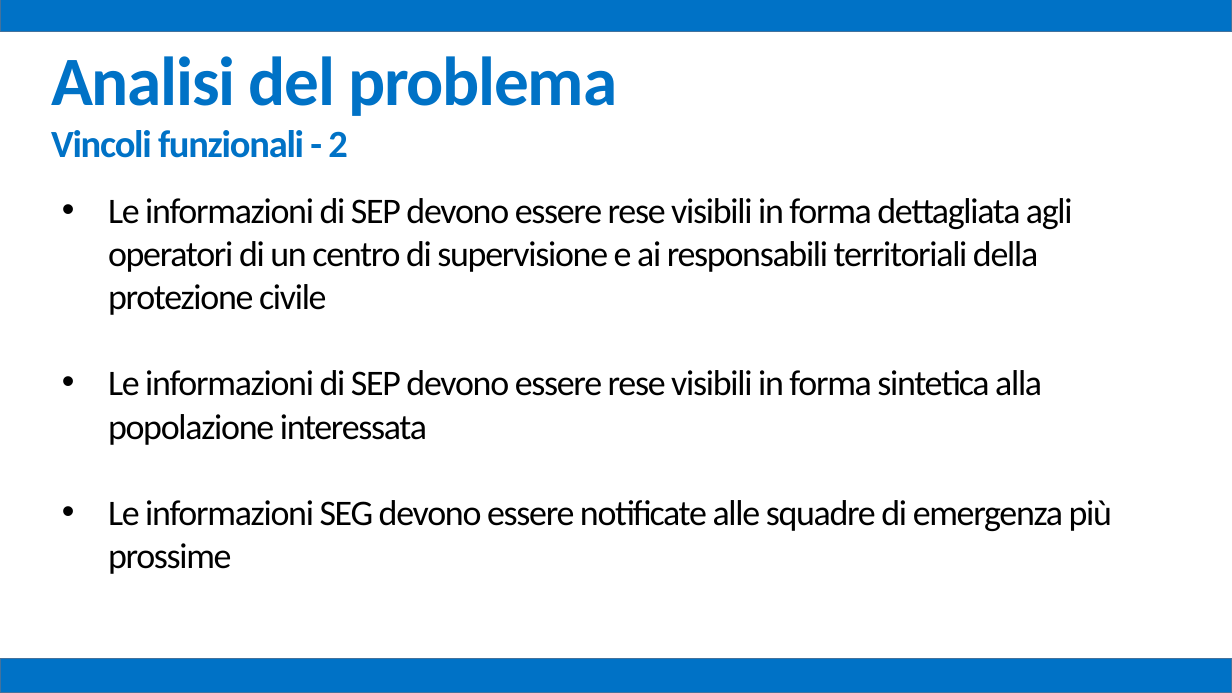
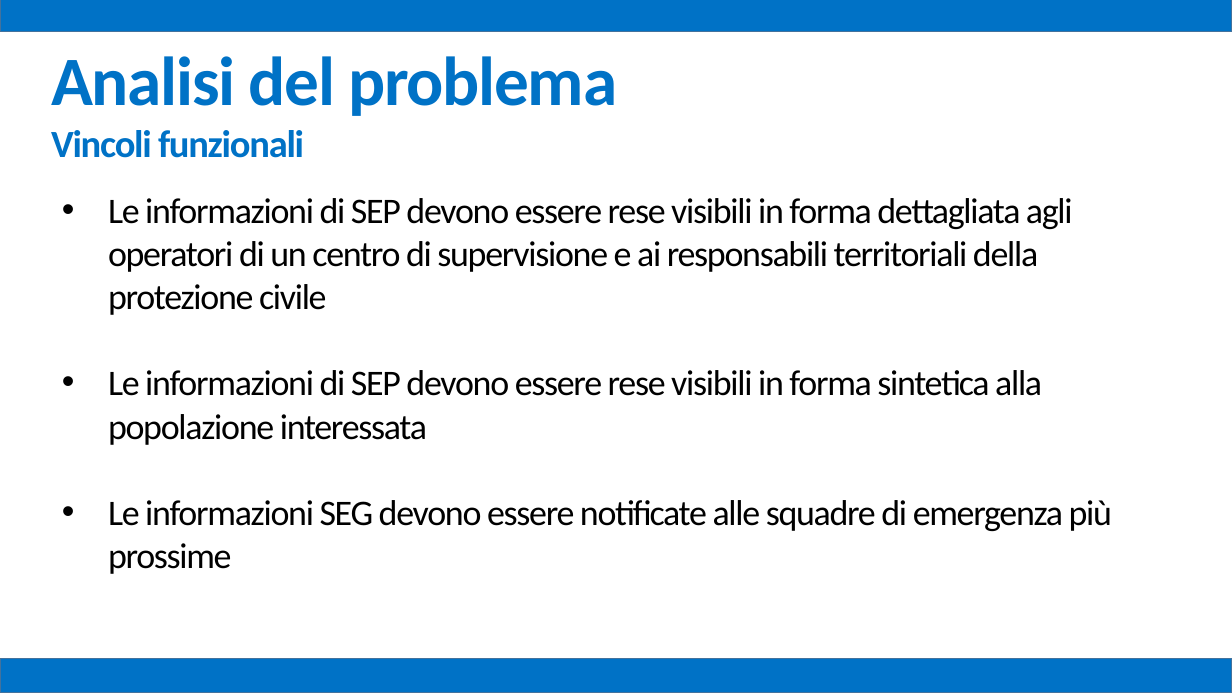
Before and after one commit to mz1991/ProgettoFebbraio2015, a slide deck: slide 17 of Febbraio 2015.pptx. Drawn at 1232x693 pixels with LibreOffice and Linux fonts; fonts in the diff are those of the drawing. Boxes give left, top, right and bottom in pixels: in the first picture for what was removed or moved away, otherwise in the second. Text is boxed around its words. In the diff, an @@ line names an element or a change of style, - is before the commit and + after.

```diff
--- a/Febbraio 2015.pptx
+++ b/Febbraio 2015.pptx
@@ text at (x1=51, y1=130, x2=304, y2=158): text changed @@
-Vincoli funzionali - 2
+Vincoli funzionali
```
Also in this commit, not shown: 33 other slides changed.
